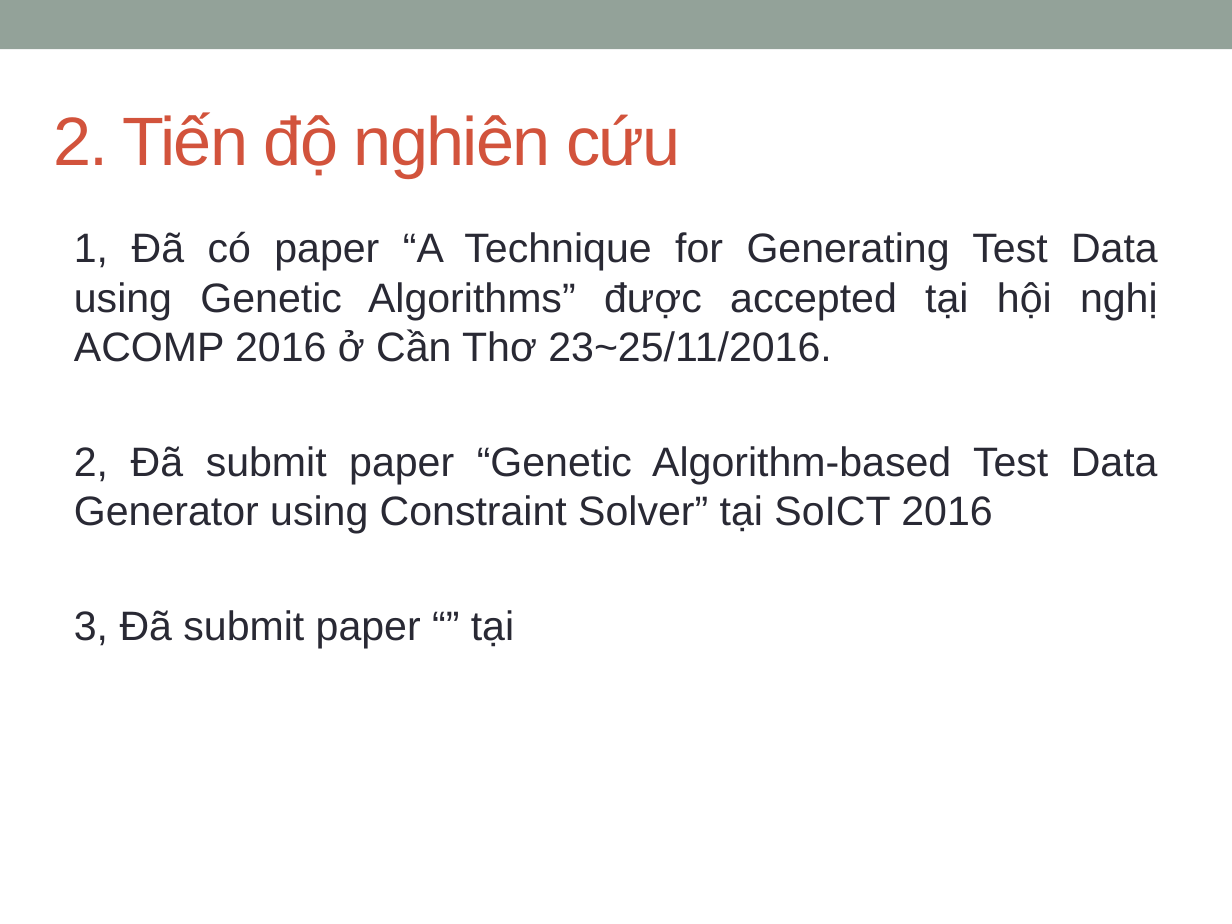
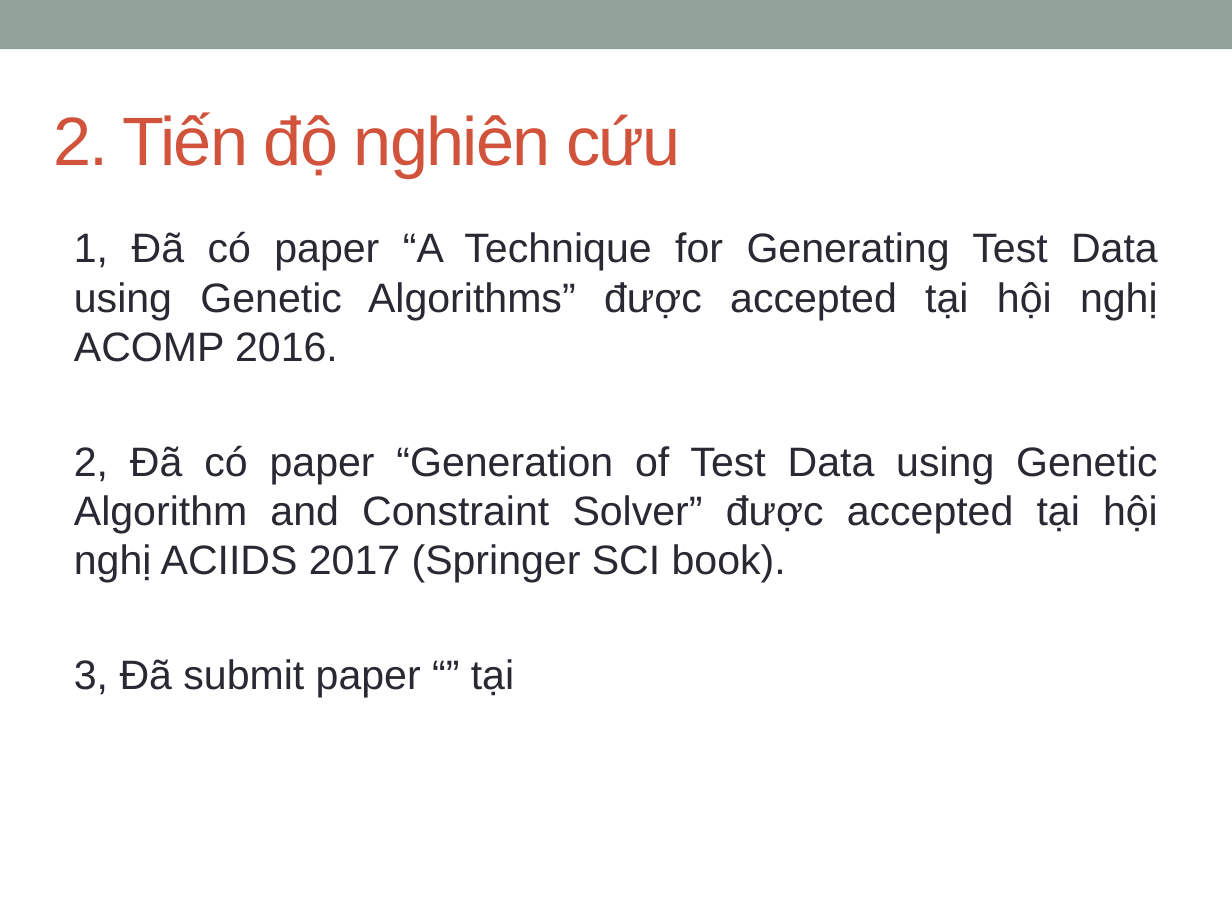
Before and after one commit to dinhngocthi/GAsource, a slide deck: slide 5 of CFT4CUnitSrc/src/report/DinhNgocThi-Baocaotiendo201612.pptx. Drawn at 1232x924 pixels with LibreOffice and Linux fonts; fonts in the diff are those of the drawing. Boxes give left, top, right and bottom in pixels: in the first picture for what was removed or moved away, otherwise in the second. Text is boxed around its words. In the diff, an @@ line names an element or a change of style, - is before the commit and + after.

```diff
--- a/CFT4CUnitSrc/src/report/DinhNgocThi-Baocaotiendo201612.pptx
+++ b/CFT4CUnitSrc/src/report/DinhNgocThi-Baocaotiendo201612.pptx
@@ text at bbox=[74, 231, 1158, 583]: text changed @@
-1, Đã có paper “A Technique for Generating Test Data using Genetic Algorithms” được accepted tại hội nghị ACOMP 2016 ở Cần Thơ 23~25/11/2016.
-2, Đã submit paper “Genetic Algorithm-based Test Data Generator using Constraint Solver” tại SoICT 2016
+1, Đã có paper “A Technique for Generating Test Data using Genetic Algorithms” được accepted tại hội nghị ACOMP 2016.
+2, Đã có paper “Generation of Test Data using Genetic Algorithm and Constraint Solver” được accepted tại hội nghị ACIIDS 2017 (Springer SCI book).
```
Also in this commit, not shown: 1 other slide changed, 1 other file.
